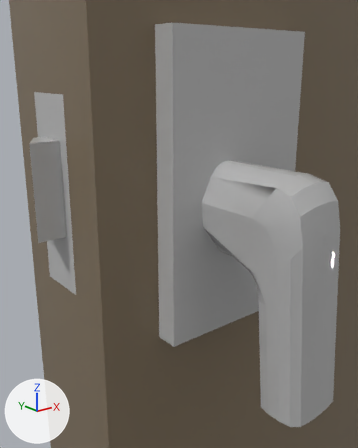
One commit to the FBX model Assets/Models/Office Door.FBX: the scene before it, then after it.
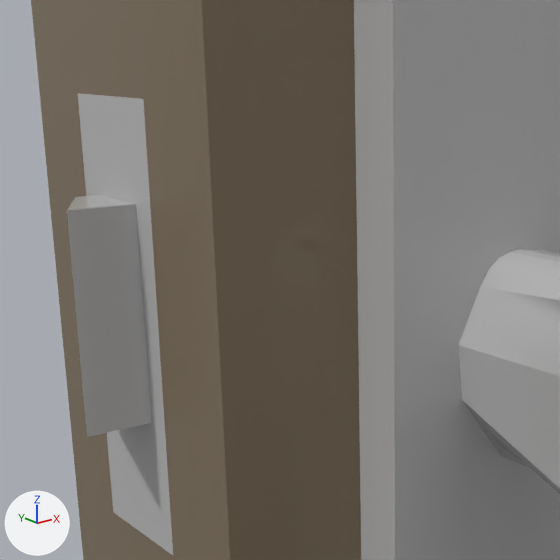
There are two pictures of each version: one from a camera (50 mm lens) standing at (-0.962, -0.204, 0.748) and looking at (-0.828, -0.036, 0.68), one close up on the part from 0% to 69% of the width and 11% to 66% of the height. Lighting does not change. The marker at lower left points along +X, +Y and +Z. Both versions are drawn at frame 16 of the action 'Take 001'; the numbers are the values there.

Names of what the first close-up shows: 'Bolt', 'Door', 'Handle'.
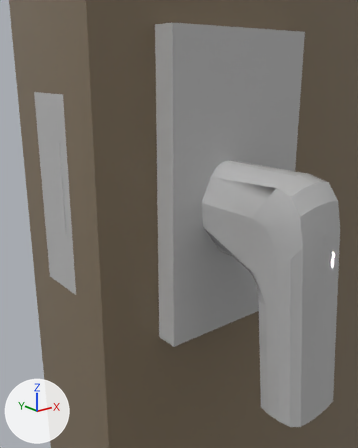
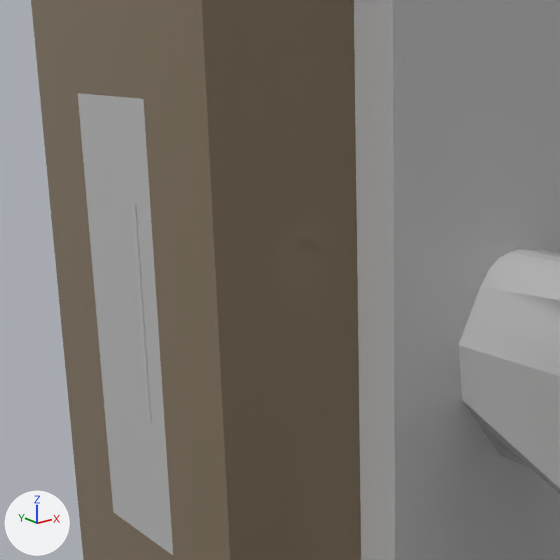
What differs and where, as boxes [x1, y1, x2, y2] in the close-ups (560 x 560 px):
'Bolt', moved: before [67, 195, 151, 437]; after [135, 204, 151, 420]

Patch to the scene script:
```diff
--- a/Assets/Models/Office Door.FBX.py
+++ b/Assets/Models/Office Door.FBX.py
@@ ob_bolt @@
 ob_bolt.parent = ob_door
-ob_bolt.location = (-34.99, 0.134, 34.57)
+ob_bolt.location = (-34.47, 0.134, 34.57)
```
